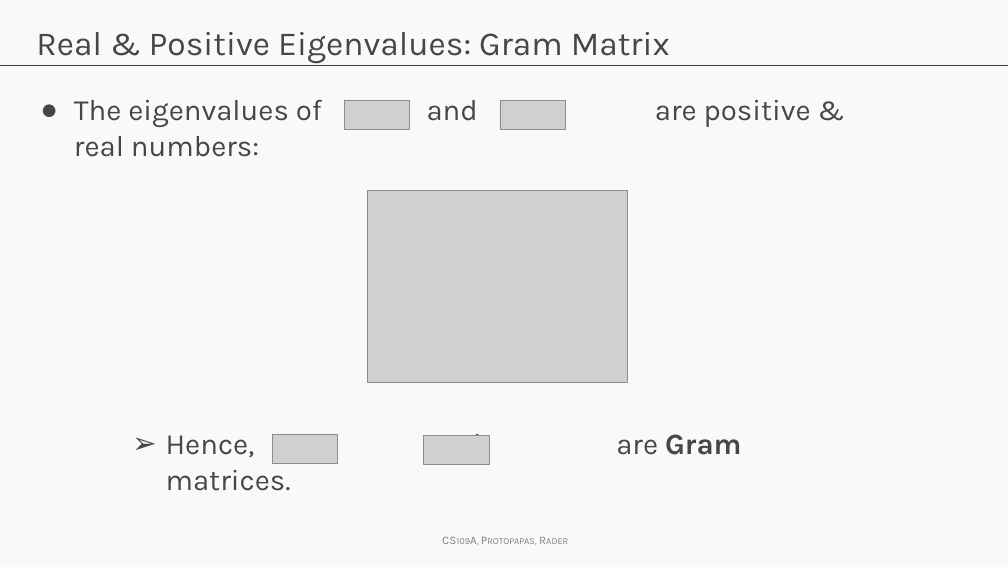
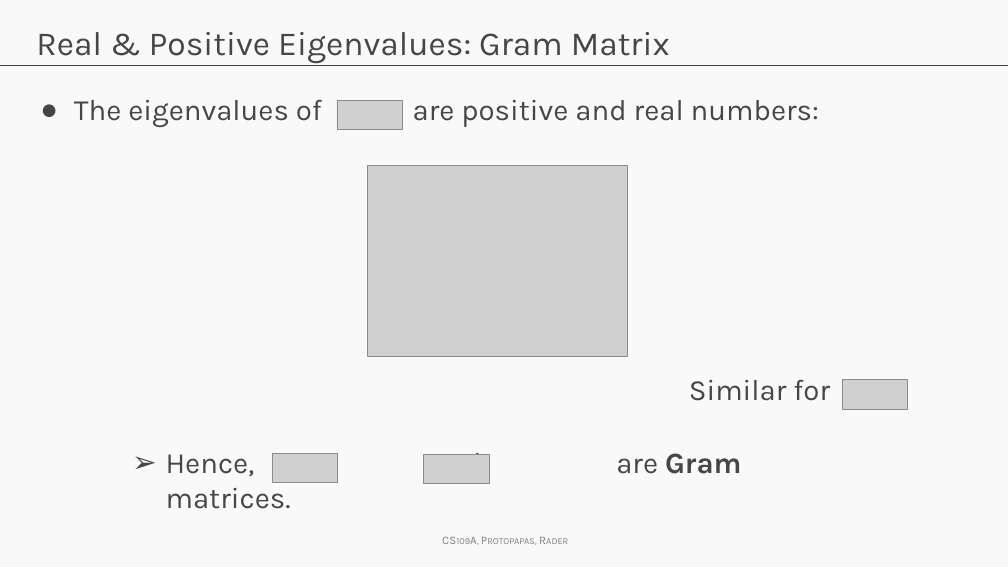
Before and after one commit to Harvard-IACS/2018-CS109A, a slide deck: slide 11 of content/a-sections/a-sec-4/Adv_Section4_Slides_PCA.pptx (slide 10 before the commit). Drawn at 1008x567 pixels with LibreOffice and Linux fonts; fonts in the diff are those of the drawing; grey boxes stand for pictures; background and template pictures are left out. Boxes give left, top, right and bottom in pixels: in the first picture for what was removed or moved away, otherwise in the second. Text is boxed around its words. In the diff, an @@ line names an element or a change of style, - is before the commit and + after.

```diff
--- a/content/a-sections/a-sec-4/Adv_Section4_Slides_PCA.pptx
+++ b/content/a-sections/a-sec-4/Adv_Section4_Slides_PCA.pptx
@@ text at box(74, 99, 819, 127): text changed @@
-● The eigenvalues of and are positive &
-  real numbers:
+● The eigenvalues of are positive and real numbers:
@@ picture: place and size @@
-picture at box(345, 100, 411, 129)
+picture at box(337, 100, 403, 129)
@@ picture: place and size @@
-picture at box(368, 191, 628, 382)
+picture at box(368, 166, 628, 357)
@@ text added at box(689, 380, 830, 401), 28 pt, text #464646 @@
+Similar for
@@ picture: place and size @@
-picture at box(500, 100, 566, 129)
+picture at box(842, 380, 908, 409)
@@ 2 pictures, 1 text: place and size @@
-2 pictures, 1 text at box(166, 427, 741, 465)
+2 pictures, 1 text at box(166, 446, 741, 484)
```
Also in this commit, not shown: 21 other slides changed, 2 slides added, 1 slide removed, 1 other file.
